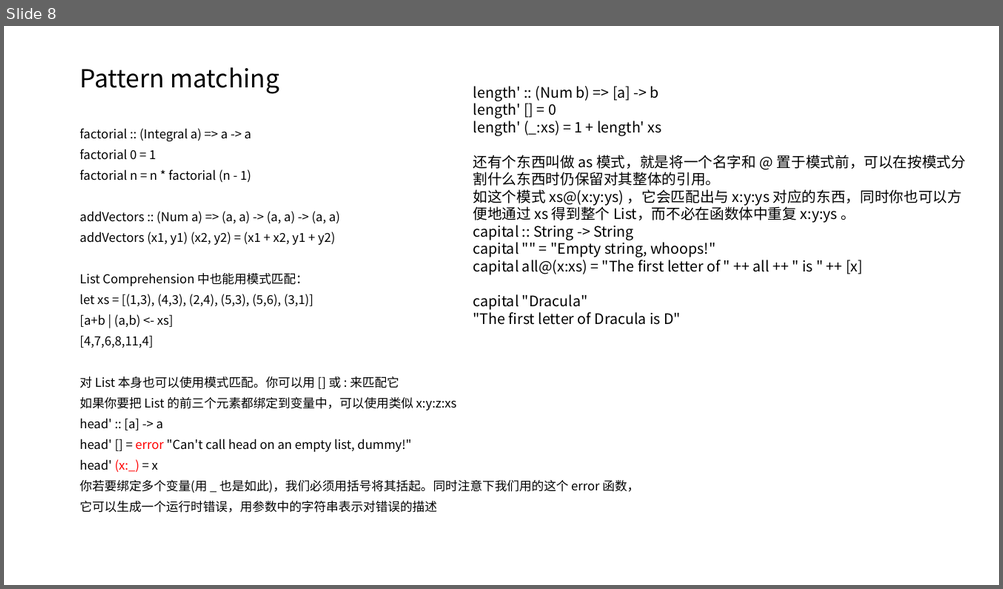
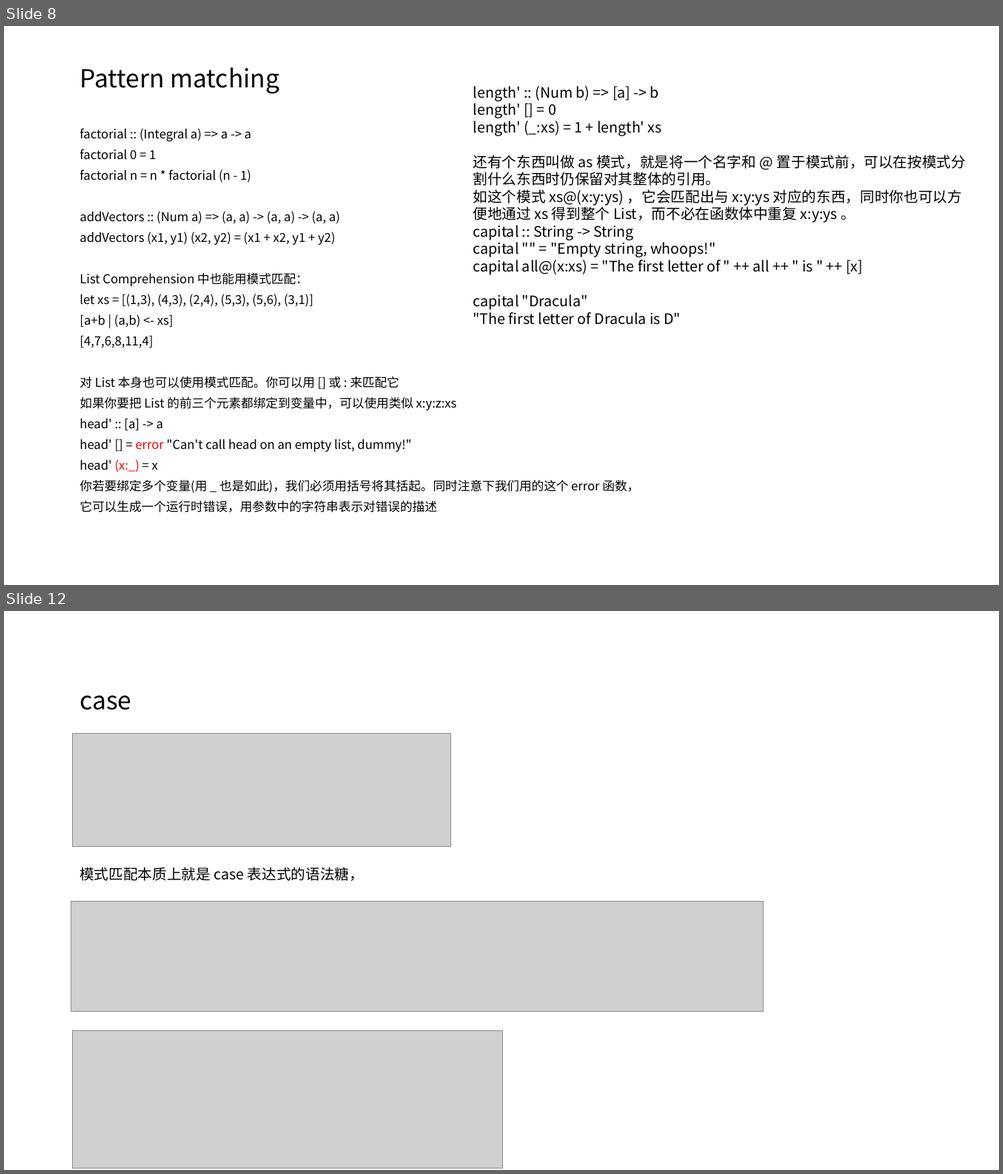
Before and after one commit to bilosikia/learnMarks, a slide deck: haskell.pptx. Shown one above the other, each under a label of ours: slide 8 before the commit, slides 8 and 12 after it; the slides between them are not shown. The pictures are 1003x589 and 1003x1174 pixels, drawn with LibreOffice and Linux fonts; fonts in the diff are those of the drawing; grey boxes stand for pictures. Boxes give left, top, right and bottom in pixels: in the first picture for what was removed or moved away, otherwise in the second. Text is boxed around its words. In the diff, an @@ line names an element or a change of style, - is before the commit and + after.

```diff
--- a/haskell.pptx
+++ b/haskell.pptx
@@ slide 12 added at [4,611,999,1170], background #FFFFFF @@
@@ title added at [79,695,131,710], 24 pt, text #000000 @@
+case
@@ picture added at [73,733,451,847] @@
@@ text added at [79,867,364,881], 14 pt, text #000000 @@
+模式匹配本质上就是 case 表达式的语法糖，
@@ picture added at [71,902,763,1012] @@
@@ picture added at [73,1031,504,1168] @@
```
Also in this commit, not shown: 5 other slides added.
